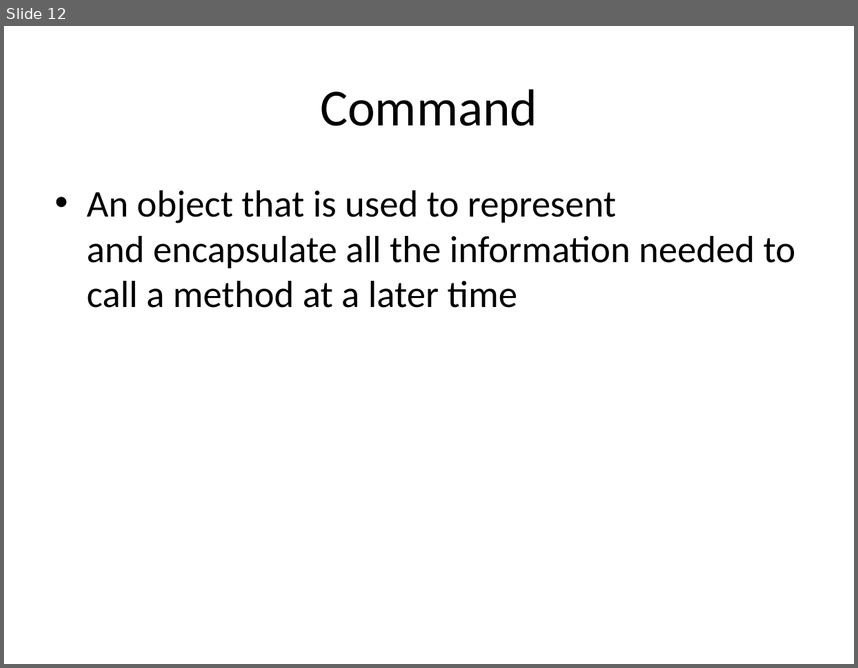
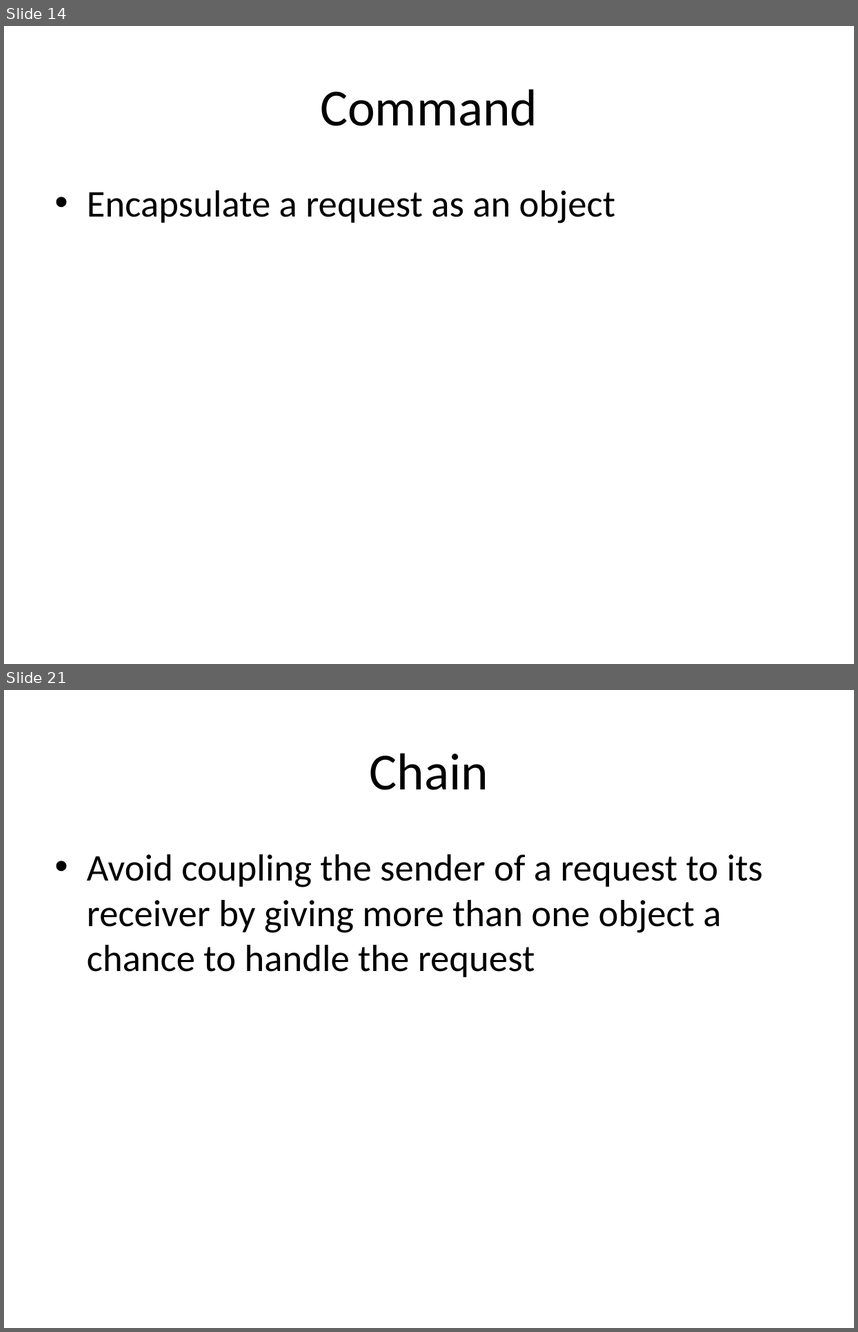
Before and after one commit to kamyu104/GofPatterns, a slide deck: Effective patterns.ppt. Shown one above the other, each under a label of ours: slide 12 before the commit, slides 14 and 21 after it; the slides between them are not shown. The pictures are 858x668 and 858x1332 pixels, drawn with LibreOffice and Linux fonts; fonts in the diff are those of the drawing. Boxes give left, top, right and bottom in pixels: in the first picture for what was removed or moved away, otherwise in the second. Text is boxed around its words. In the diff, an @@ line names an element or a change of style, - is before the commit and + after.

Commit message:
presentation till end chain implementation

```diff
--- a/Effective patterns.ppt
+++ b/Effective patterns.ppt
@@ slide 21 added at (4,690,854,1328), background #FFFFFF @@
@@ title added at (370,753,488,790), 44 pt, text #000000 @@
+Chain
@@ text added at (87,854,763,977), 32 pt, text #000000 @@
+• Avoid coupling the sender of a request to its receiver by giving more than one object a chance to handle the request
@@ what was slide 12 is now slide 14 @@
@@ slide 14 changed as well @@
@@ text at (87,190,615,223): text changed @@
-• An object that is used to represent and encapsulate all the information needed to call a method at a later time
+• Encapsulate a request as an object
```
Also in this commit, not shown: 5 other slides changed, 26 other slides added, 19 slides removed, 4 other files.
